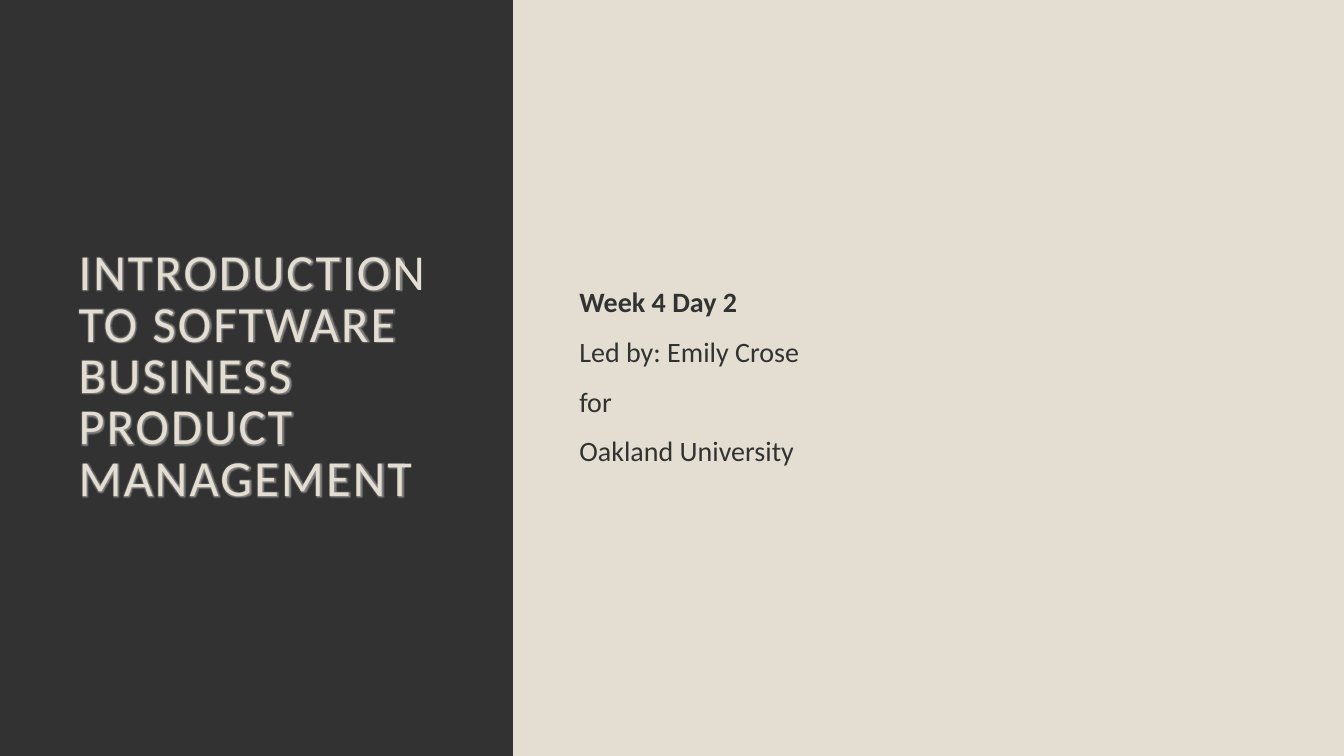
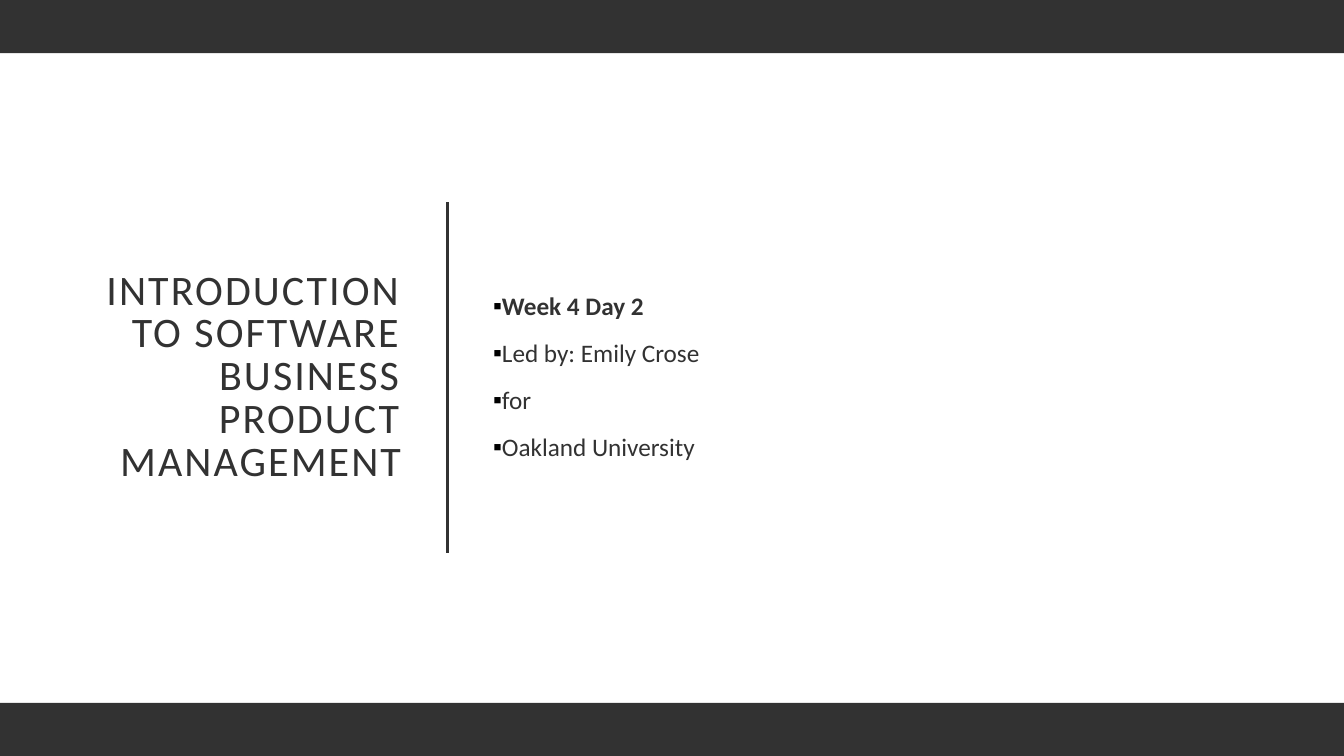
Before and after one commit to hexa-decim8/ISBPM, a slide deck: slide 1 of Class_Materials/Week_4/Day_2_Github_Day_2_WIP/ISBPM Github Day 2.pptx. Drawn at 1344x756 pixels with LibreOffice and Linux fonts; fonts in the diff are those of the drawing. Boxes give left, top, right and bottom in pixels: in the first picture for what was removed or moved away, otherwise in the second. Text is boxed around its words. In the diff, an @@ line names an element or a change of style, - is before the commit and + after.

```diff
--- a/Class_Materials/Week_4/Day_2_Github_Day_2_WIP/ISBPM Github Day 2.pptx
+++ b/Class_Materials/Week_4/Day_2_Github_Day_2_WIP/ISBPM Github Day 2.pptx
@@ background #E3DED1 to #FFFFFF @@
@@ rectangle resized from (x1=513, y1=0, x2=1344, y2=756) to (x1=0, y1=0, x2=1344, y2=756) @@
@@ rectangle at (x1=0, y1=0, x2=1344, y2=756): fill #E3DED1 to #FFFFFF @@
@@ rectangle removed at (x1=0, y1=0, x2=513, y2=756) @@
@@ rectangle added at (x1=0, y1=0, x2=1344, y2=53), fill #323232 @@
@@ title "INTRODUCTION TO SOFTWARE BUSINESS PRODUCT ..." moved from (x1=79, y1=257, x2=425, y2=498) to (x1=106, y1=277, x2=401, y2=477) @@
@@ title "INTRODUCTION TO SOFTWARE BUSINESS PRODUCT ..." at (x1=106, y1=277, x2=401, y2=477): size 36 to 30 pt, text colour #E3DED1 to #323232; alignment left to right @@
@@ subtitle "Week 4 Day 2" moved from (x1=579, y1=292, x2=799, y2=466) to (x1=502, y1=297, x2=699, y2=460) @@
@@ subtitle "Week 4 Day 2" at (x1=502, y1=297, x2=699, y2=460): size 20 to 18 pt; bullet none to ▪ @@
@@ line added from (448, 203) to (448, 554), #323232 2 pt @@
@@ rectangle added at (x1=0, y1=703, x2=1344, y2=756), fill #323232 @@
```
Also in this commit, not shown: 32 other slides changed, 1 slide added, 2 slides removed, 1 other file.
